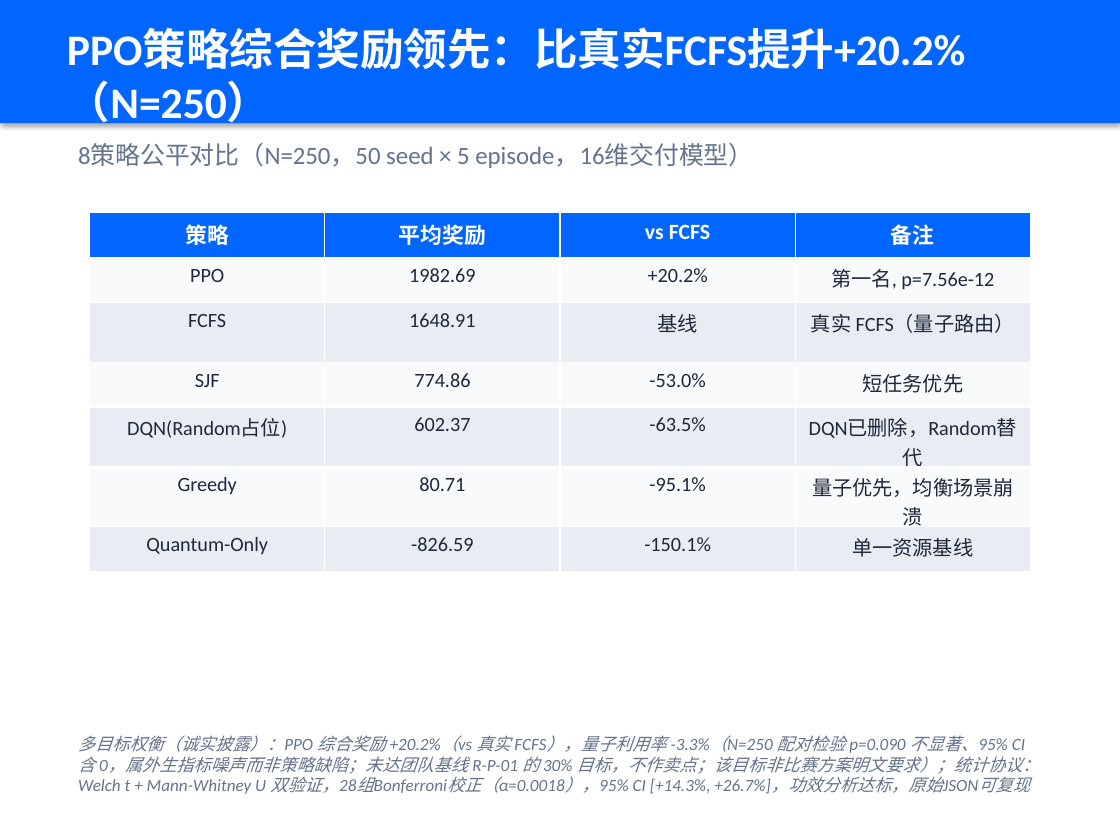
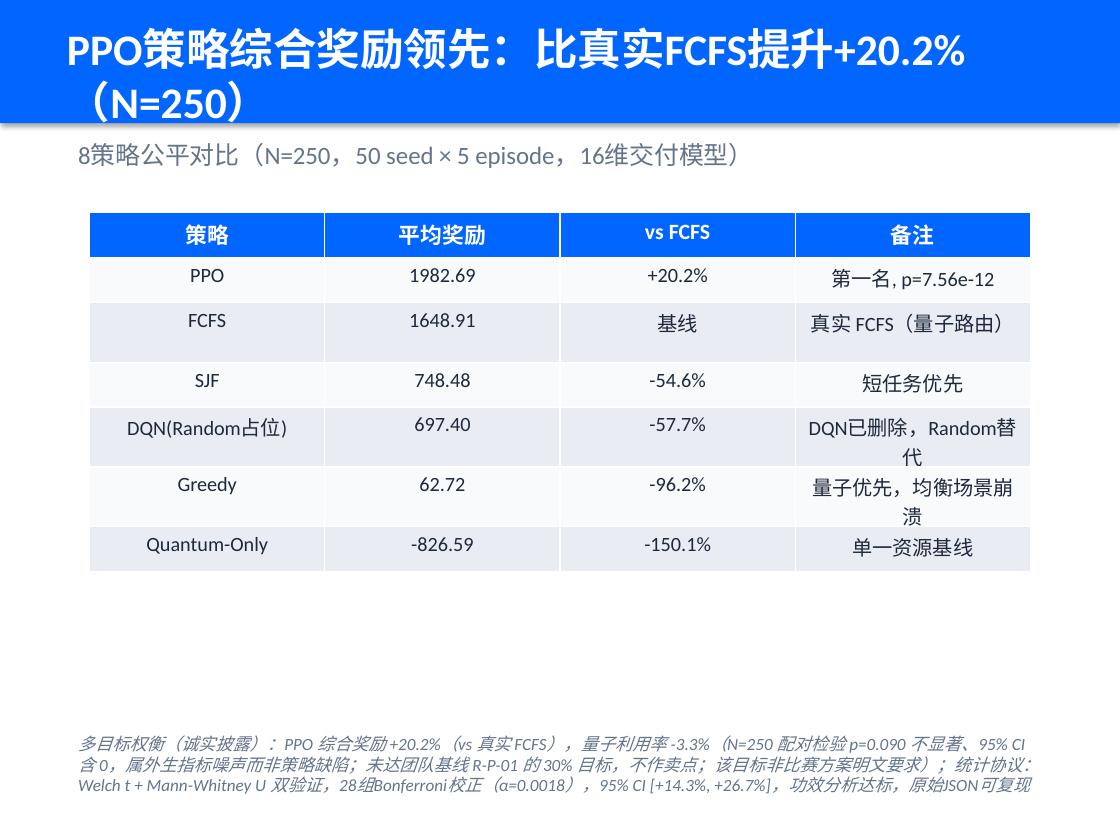
Before and after one commit to xiabai2008/quantum-rl-scheduler, a slide deck: slide 5 of deliverable_models/答辩PPT.pptx. Drawn at 1120x840 pixels with LibreOffice and Linux fonts; fonts in the diff are those of the drawing. Boxes give left, top, right and bottom in pixels: in the first picture for what was removed or moved away, otherwise in the second. Text is boxed around its words. In the diff, an @@ line names an element or a change of style, - is before the commit and + after.

```diff
--- a/deliverable_models/答辩PPT.pptx
+++ b/deliverable_models/答辩PPT.pptx
@@ table at box(90, 213, 1030, 561) @@
-row 4, column 2: 774.86
+row 4, column 2: 748.48
-row 4, column 3: -53.0%
+row 4, column 3: -54.6%
-row 5, column 2: 602.37
+row 5, column 2: 697.40
-row 5, column 3: -63.5%
+row 5, column 3: -57.7%
-row 6, column 2: 80.71
+row 6, column 2: 62.72
-row 6, column 3: -95.1%
+row 6, column 3: -96.2%
```
Also in this commit, not shown: 1 other slide changed, 37 other files.
